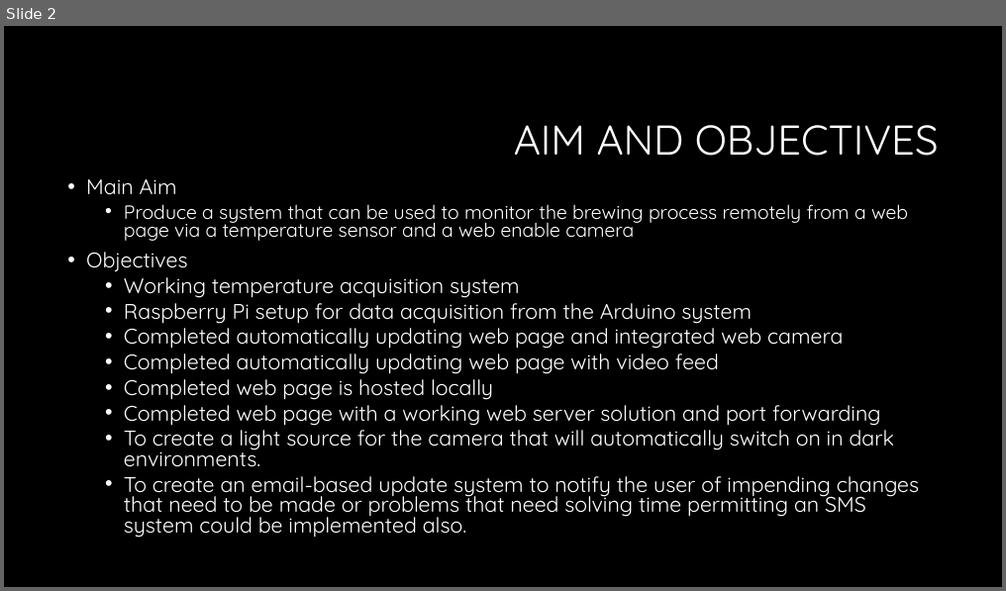
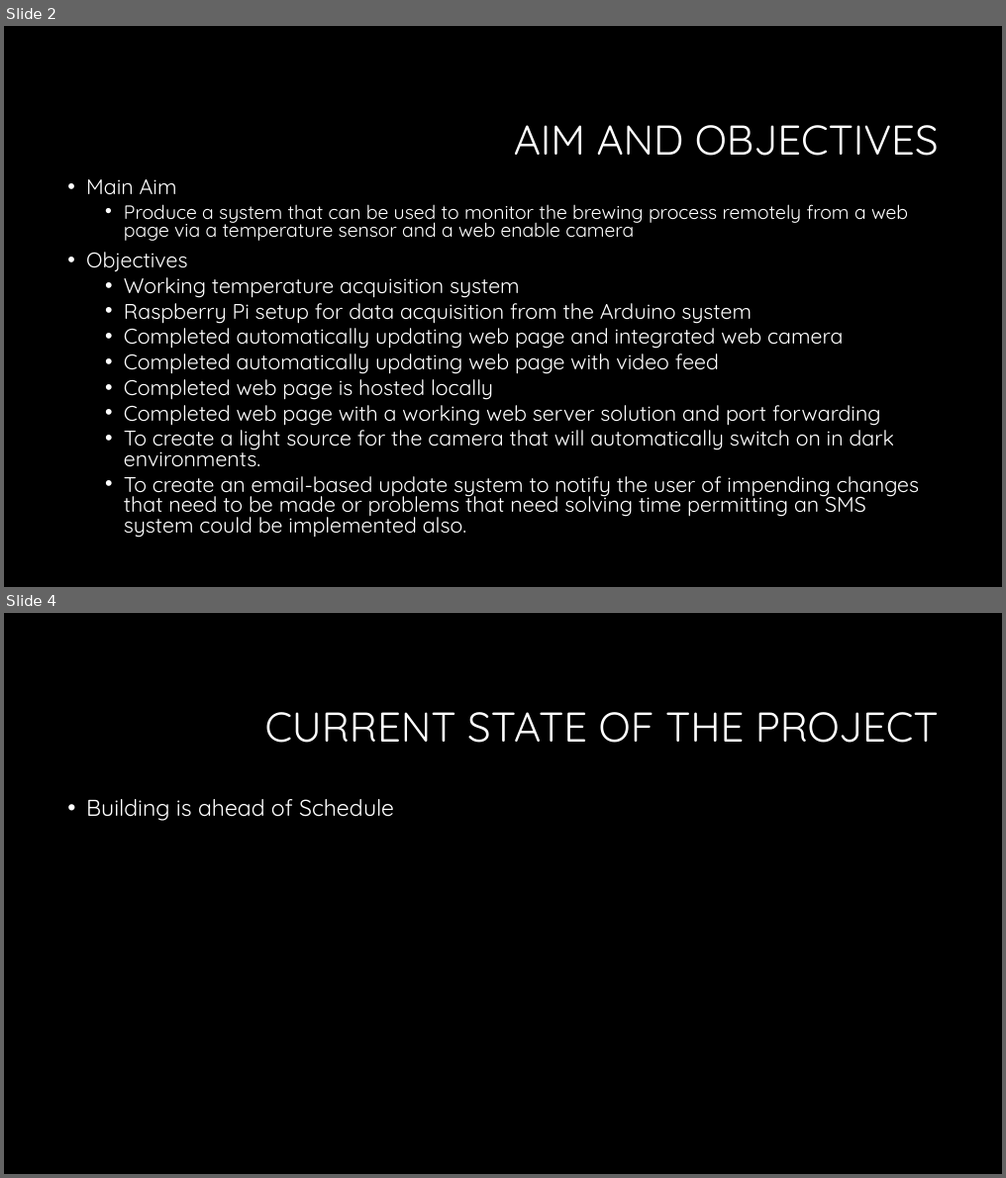
Before and after one commit to mattking976/Final-Year-Work, a slide deck: Final-Year-Project/Presentations/Assessed Progress presentation.pptx. Shown one above the other, each under a label of ours: slide 2 before the commit, slides 2 and 4 after it; the slides between them are not shown. The pictures are 1006x591 and 1006x1178 pixels, drawn with LibreOffice and Linux fonts; fonts in the diff are those of the drawing; background and template pictures are left out. Boxes give left, top, right and bottom in pixels: in the first picture for what was removed or moved away, otherwise in the second. Text is boxed around its words. In the diff, an @@ line names an element or a change of style, - is before the commit and + after.

```diff
--- a/Final-Year-Project/Presentations/Assessed Progress presentation.pptx
+++ b/Final-Year-Project/Presentations/Assessed Progress presentation.pptx
@@ slide 4 added at box(4, 613, 1002, 1174), background #000000 @@
@@ title added at box(265, 712, 939, 743), 40 pt, text #FFFFFF @@
+CURRENT STATE OF THE PROJECT
@@ text added at box(86, 799, 394, 821), 22 pt, text #FFFFFF @@
+• Building is ahead of Schedule
```
Also in this commit, not shown: 1 other slide added, 1 slide removed, 1 other file.
